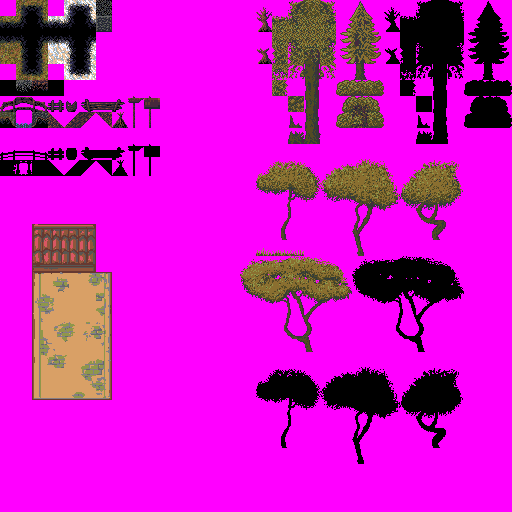
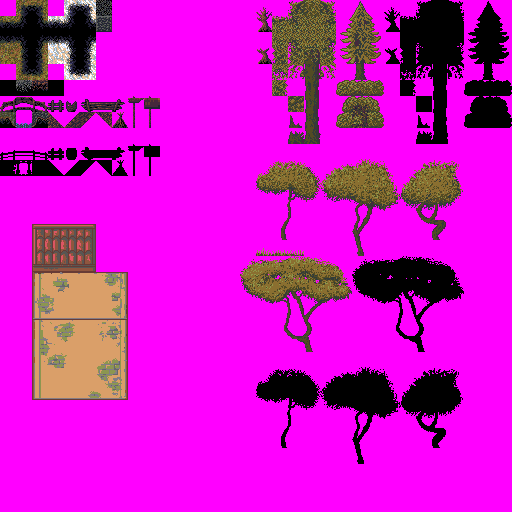
Revision of a layered 512 x 512 image; what changed, layer by layer:
painted on "Layer 3" over [32, 224, 128, 400]
